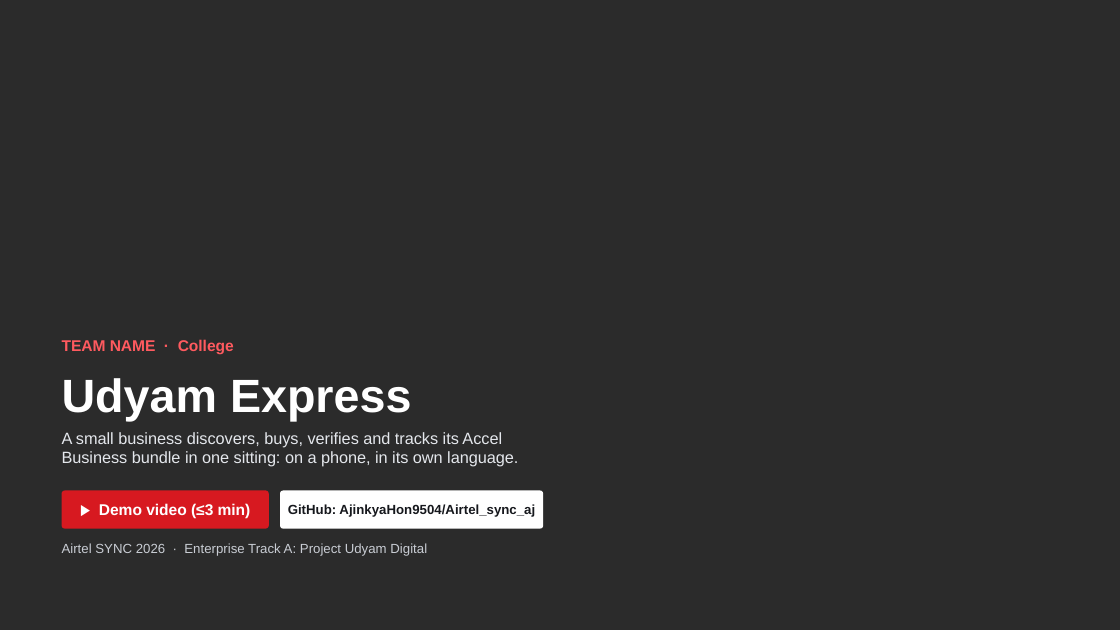
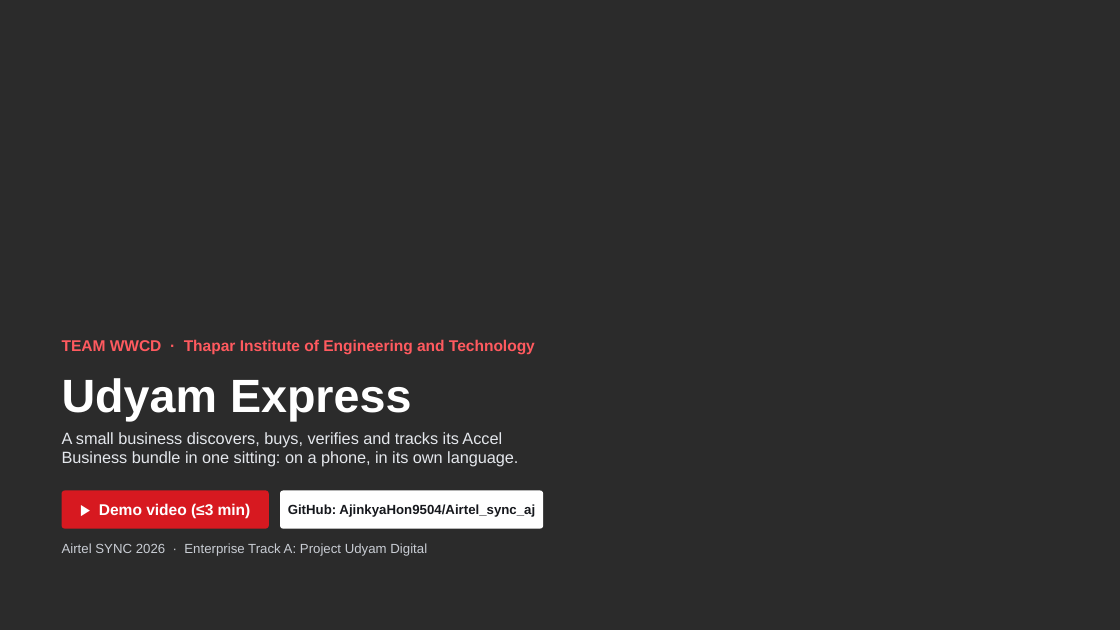
Before and after one commit to AjinkyaHon9504/Airtel_sync_aj, a slide deck: slide 1 of submission/UdyamExpress_Submission.pptx. Drawn at 1120x630 pixels with LibreOffice and Linux fonts; fonts in the diff are those of the drawing; background and template pictures are left out; a plain dark background stands for a picture behind light text. Boxes give left, top, right and bottom in pixels: in the first picture for what was removed or moved away, otherwise in the second. Text is boxed around its words. In the diff, an @@ line names an element or a change of style, - is before the commit and + after.

```diff
--- a/submission/UdyamExpress_Submission.pptx
+++ b/submission/UdyamExpress_Submission.pptx
@@ text at (x1=62, y1=339, x2=535, y2=354): text changed @@
-TEAM NAME · College
+TEAM WWCD · Thapar Institute of Engineering and Technology
```
Also in this commit, not shown: 6 other slides changed, 3 other files.
